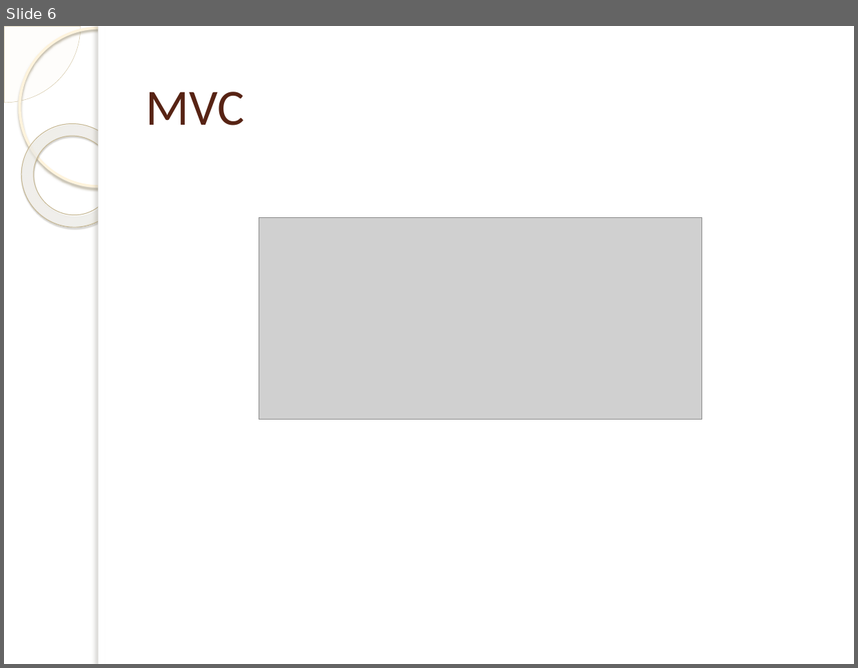
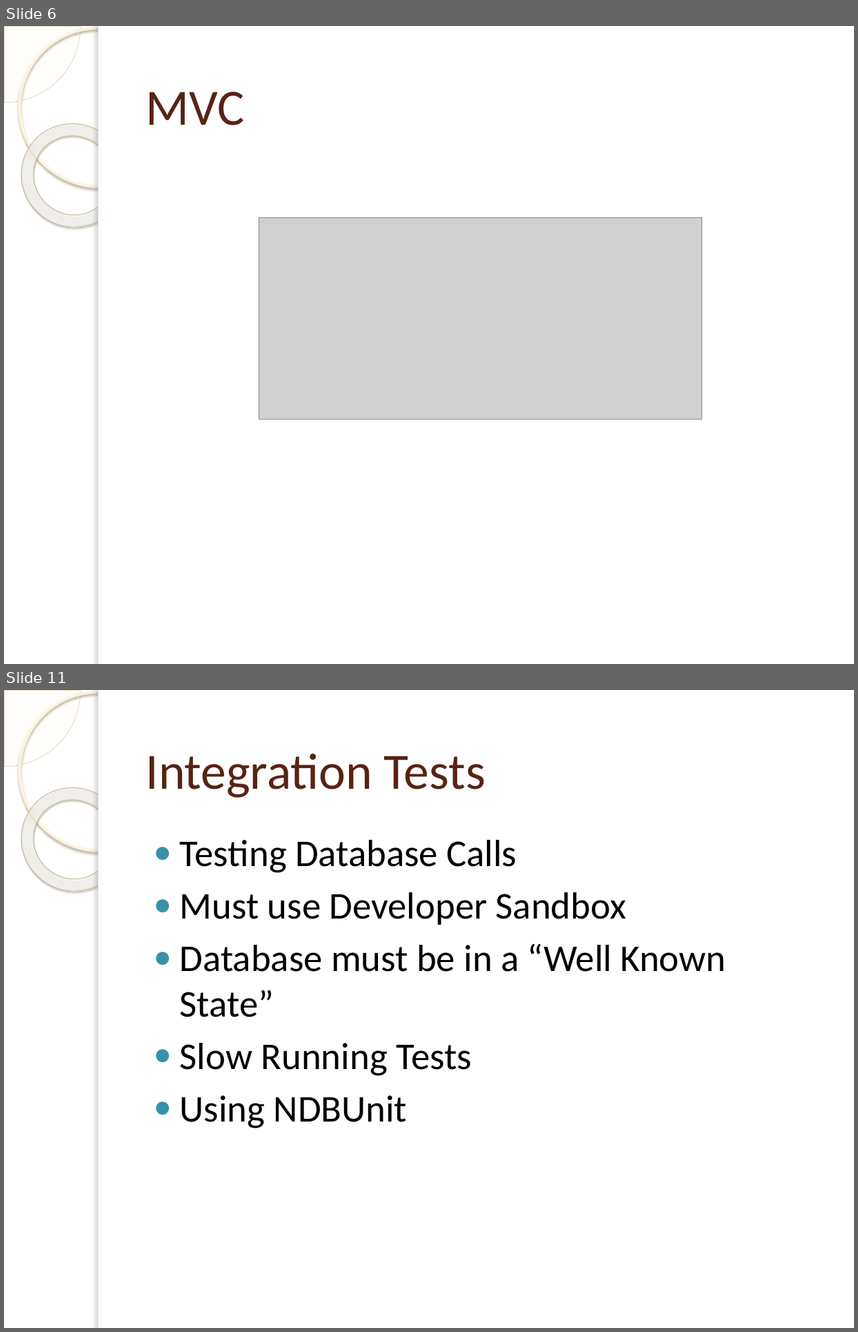
Before and after one commit to linus123/TDDWithMvc, a slide deck: TDDWithMVC.pptx. Shown one above the other, each under a label of ours: slide 6 before the commit, slides 6 and 11 after it; the slides between them are not shown. The pictures are 858x668 and 858x1332 pixels, drawn with LibreOffice and Linux fonts; fonts in the diff are those of the drawing; grey boxes stand for pictures; background and template pictures are left out. Boxes give left, top, right and bottom in pixels: in the first picture for what was removed or moved away, otherwise in the second. Text is boxed around its words. In the diff, an @@ line names an element or a change of style, - is before the commit and + after.

```diff
--- a/TDDWithMVC.pptx
+++ b/TDDWithMVC.pptx
@@ slide 11 added at <box>4,690,854,1328</box>, background picture (left out); not listed: 5 template elements that a slide beside it also shows @@
@@ title added at <box>146,753,486,798</box>, 43 pt, text #572314 @@
+Integration Tests
@@ text added at <box>180,840,726,1128</box>, 32 pt, text #000000 @@
+● Testing Database Calls
+● Must use Developer Sandbox
+● Database must be in a “Well Known State”
+● Slow Running Tests
+● Using NDBUnit
```
Also in this commit, not shown: 2 slides changed, 7 other slides added, 1 other file.
